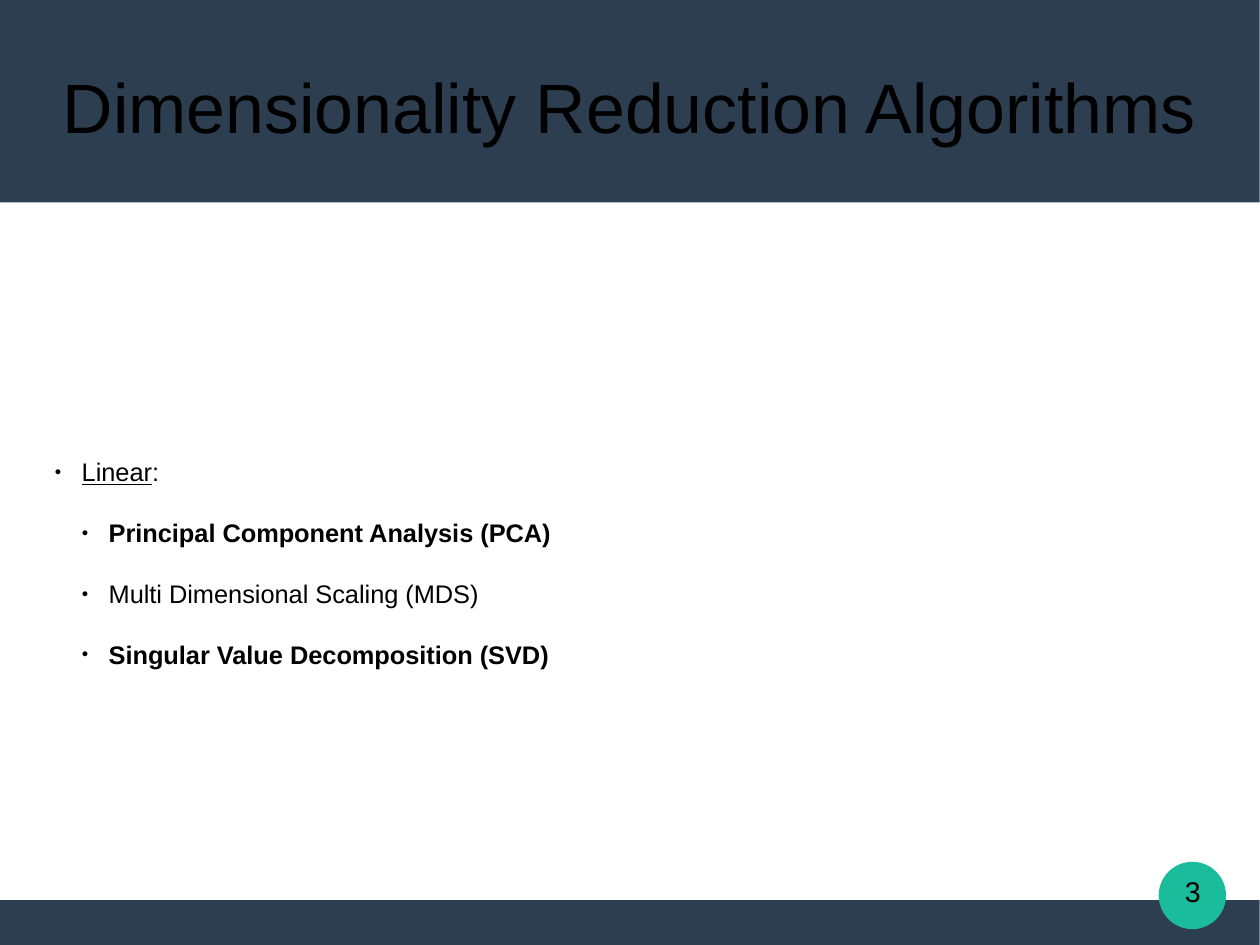
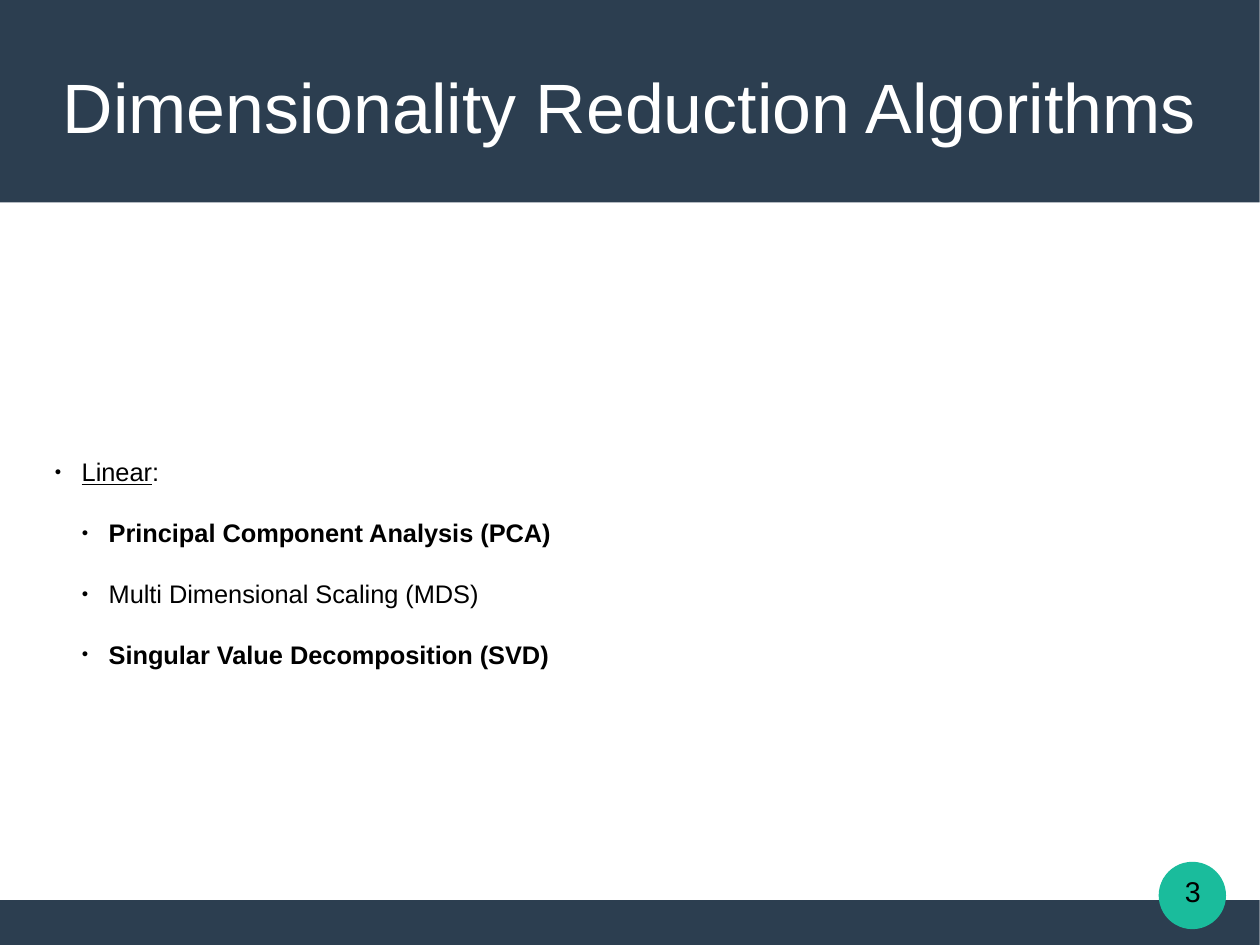
Before and after one commit to Katsileros/Dimensionality_Reduction, a slide deck: slide 3 of Diploma-Thesis-LaTeX/presentation/Locally_Linear_Embeddings_in_Pattern_Recognition.odp. Drawn at 1260x945 pixels with LibreOffice and Linux fonts; fonts in the diff are those of the drawing. Boxes give left, top, right and bottom in pixels: in the first picture for what was removed or moved away, otherwise in the second. Text is boxed around its words. In the diff, an @@ line names an element or a change of style, - is before the commit and + after.

```diff
--- a/Diploma-Thesis-LaTeX/presentation/Locally_Linear_Embeddings_in_Pattern_Recognition.odp
+++ b/Diploma-Thesis-LaTeX/presentation/Locally_Linear_Embeddings_in_Pattern_Recognition.odp
@@ title "Dimensionality Reduction Algorithms" at [63,82,1196,146]: text colour #000000 to #FFFFFF @@
```
Also in this commit, not shown: 19 other slides changed, 1 other file.
